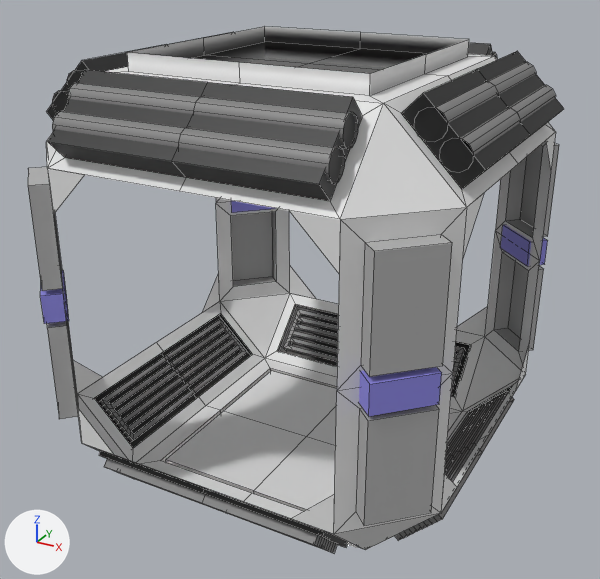
The FBX model Assets/LevelArt/Central_module.fbx: old version first, new version second.
Camera for both pictures: a 50 mm camera at (5.51, -10.23, 4.74) aimed at (-0.03, -0.16, -0.29). Lighting does not change. The marker at lower left points along +X, +Y and +Z. The picture after the commit comes second. Mesh edges are drawn as thin lines. Vertices at exactly the same position are counted once.

In view in the first picture: 'ModuleCentral.001'.
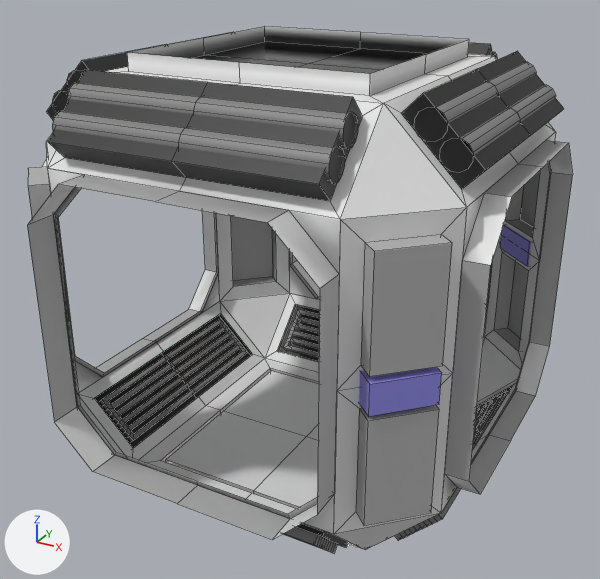
Pixel boxes [x1, y1, x2, y2] of what changed, in the pictures (600 x 579 px):
'ModuleCentral.001', reshaped
    before: [28, 26, 564, 553]
    after: [27, 26, 573, 553]
part 1 of me_cube_009, added
    after: [27, 141, 573, 540]

The edits, one by one:
me_cube_009 is used by ob_modulecentral_001; location (0.0, 0.0, 0.0).
me_cube_009 had 1098 vertices, 976 faces and spanned x -3.11..3.11, y -3.11..3.11, z -3.24..3.24.
me_cube_009 now has 1178 vertices, 1056 faces and spans x -3.31..3.31, y -3.44..3.44, z -3.24..3.24.
Part 1, on me_cube_009:
32 vertices are added at x -3.0..3.0, y -3.0..3.0, z -1.94..1.94.
10 new vertices lie (0.31, 0.0, 0.0) away from vertices in x 3.0, y -2.0..2.0, z -2.0..2.0.
10 new vertices lie (0.0, -0.44, 0.0) away from vertices in x -2.0..2.0, y -3.0, z -2.0..2.0.
10 new vertices lie (-0.31, 0.0, 0.0) away from vertices in x -3.0, y -2.0..2.0, z -2.0..2.0.
10 new vertices lie (0.0, 0.44, 0.0) away from vertices in x -2.0..2.0, y 3.0, z -2.0..2.0.
8 new vertices lie (0.0, 0.0, 2.72) away from vertices in x -3.0..3.0, y -3.0..3.0, z -1.36.
64 new faces join them, mat_material2 (grey #b3b3b3).
16 new faces join them, mat_material1 (white #e7e7e7).
